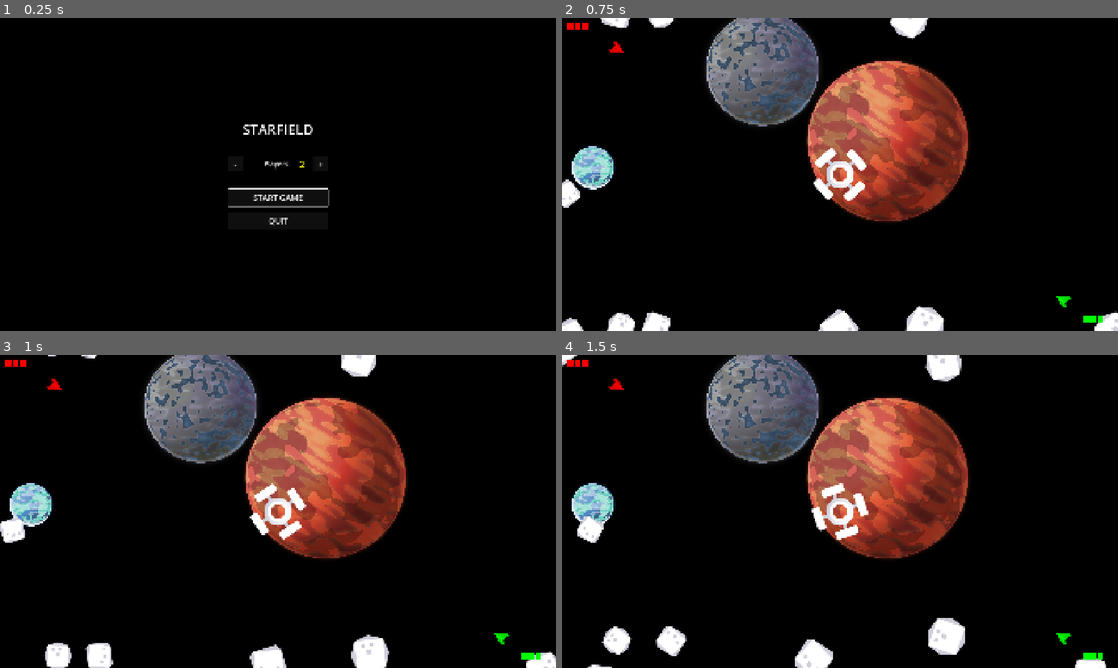
Above: before the commit, frames 1-4 (two rows, left to right).
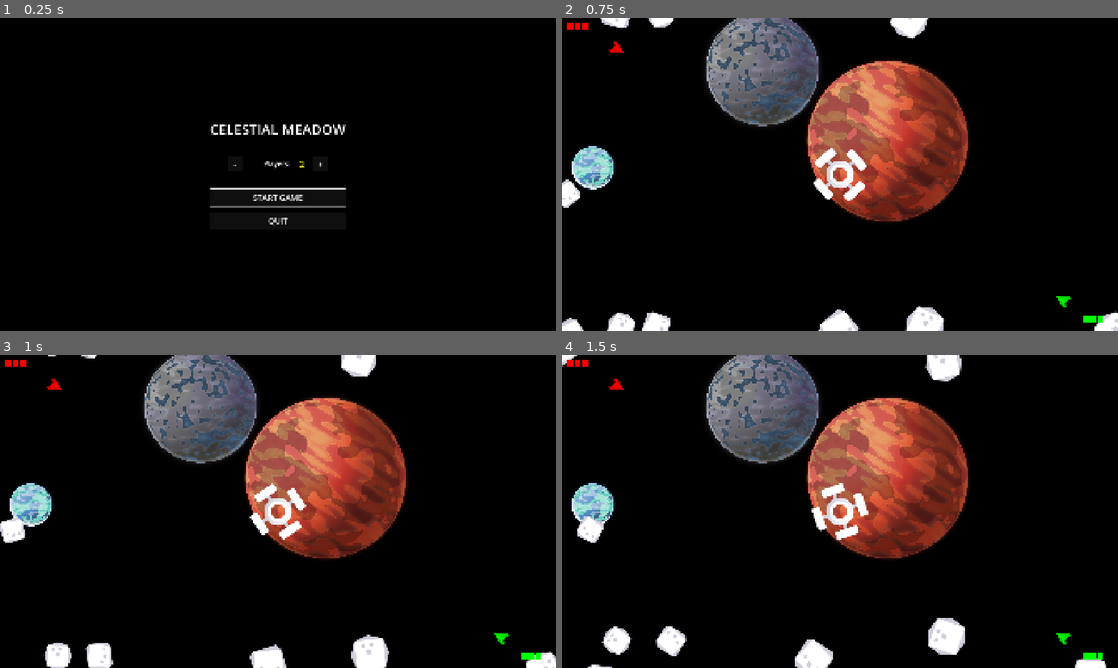
Above: after the commit, the same moments.

Repository: Teeohbee/CelestialMeadow
Game: Godot game, scene res://menu.tscn
Two runs of this game, one before a commit and one after it. Both use one fixed random seed, a clock stepped at 60 frames per second and the inputs below.
Inputs:
- Up to frame 1 (0.25 s): no input
- Up to frame 2 (0.75 s): click "START GAME" at 0.5 s
- Up to frame 3 (1 s): no input
- Up to frame 4 (1.5 s): no input

The runs differ from the first frame. In frame 1, 0.8% of the frame differs, in the area x 37-63%, y 34-66%; in frame 2, nothing differs; in frame 3, nothing differs; in frame 4, nothing differs.

Commit message:
Rename application to Celestial Meadow

Diff:
--- a/menu.tscn
+++ b/menu.tscn
@@ -39,7 +39,7 @@
 layout_mode = 2
 theme_override_colors/font_color = Color(1, 1, 1, 1)
 theme_override_font_sizes/font_size = 48
-text = "STARFIELD"
+text = "CELESTIAL MEADOW"
 horizontal_alignment = 1
 
 [node name="Spacer1" type="Control" parent="VBoxContainer"]
--- a/project.godot
+++ b/project.godot
@@ -14,7 +14,7 @@
 
 [application]
 
-config/name="Starfield"
+config/name="Celestial Meadow"
 run/main_scene="res://menu.tscn"
 config/features=PackedStringArray("4.6", "Forward Plus")
 config/icon="res://icon.svg"
